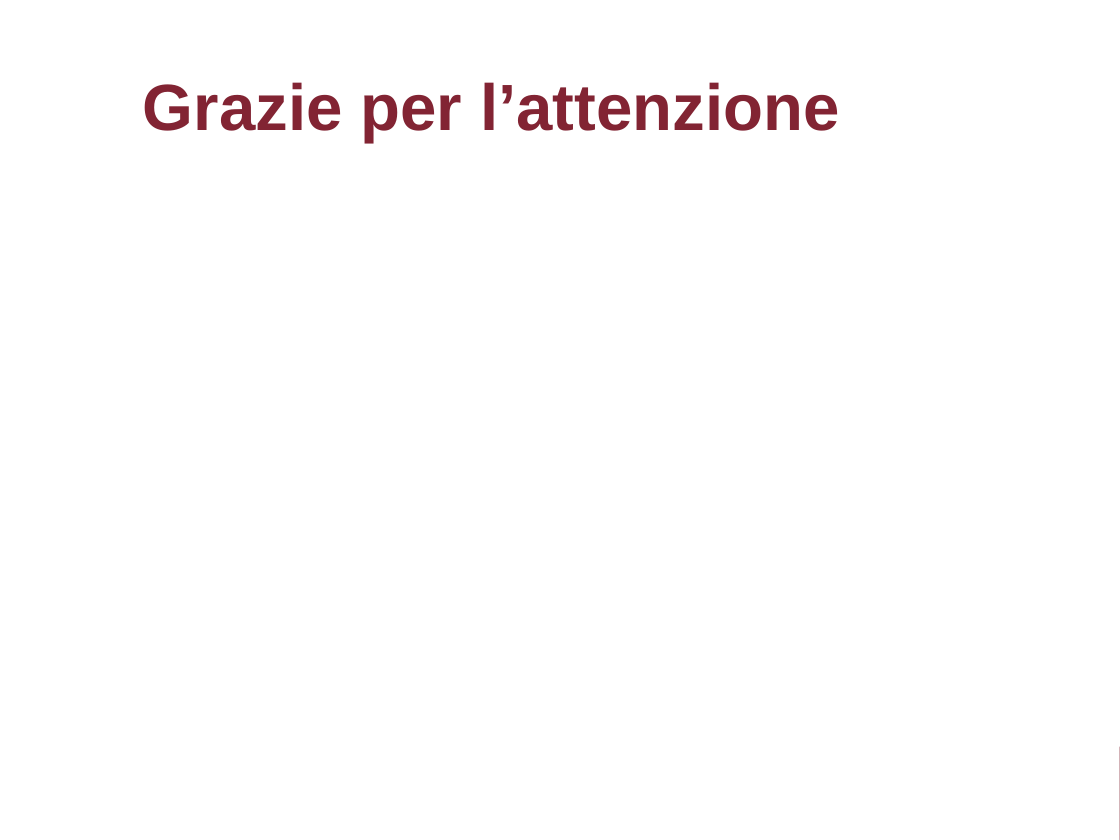
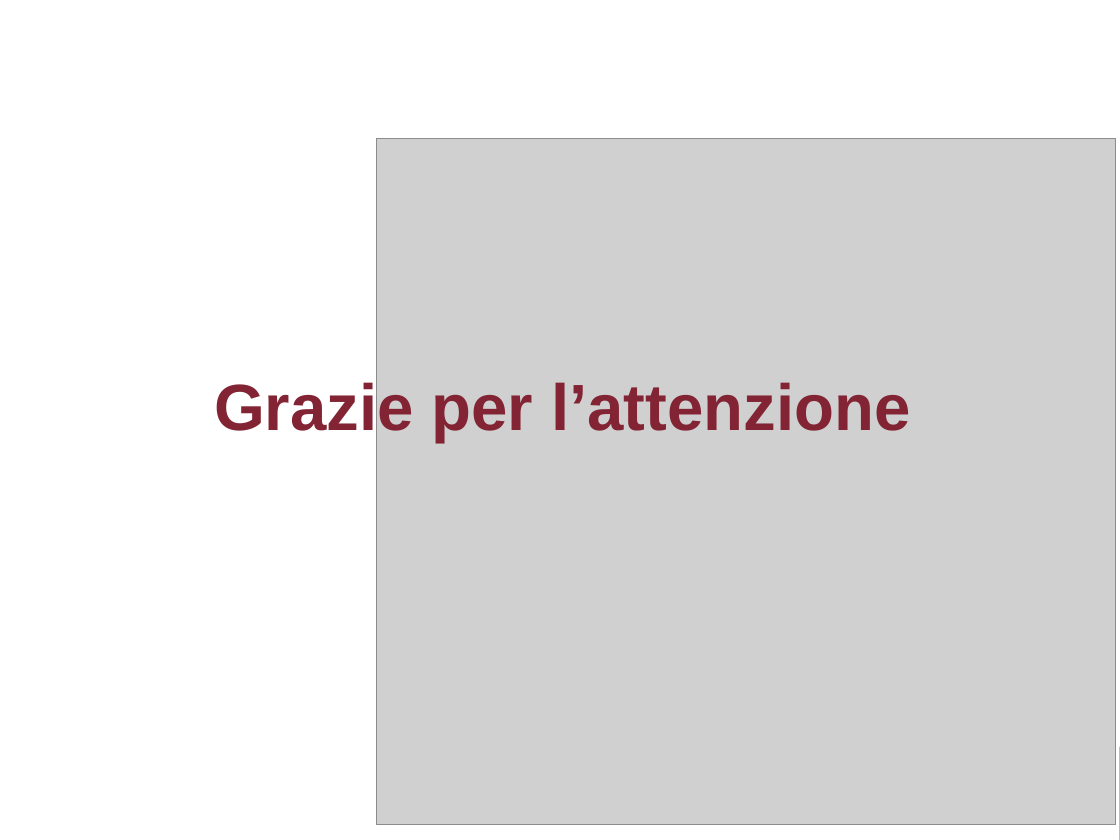
Before and after one commit to aflaag/bsc-thesis, a slide deck: slide 51 of presentation/slides.odp (slide 35 before the commit). Drawn at 1120x840 pixels with LibreOffice and Linux fonts; fonts in the diff are those of the drawing; grey boxes stand for pictures. Boxes give left, top, right and bottom in pixels: in the first picture for what was removed or moved away, otherwise in the second. Text is boxed around its words. In the diff, an @@ line names an element or a change of style, - is before the commit and + after.

```diff
--- a/presentation/slides.odp
+++ b/presentation/slides.odp
@@ picture added at [376, 138, 1116, 824] @@
@@ title "Grazie per l’attenzione" rewrapped from [143, 82, 839, 142] to [214, 378, 910, 442] @@
```
Also in this commit, not shown: 16 slides added, 2 other files.
